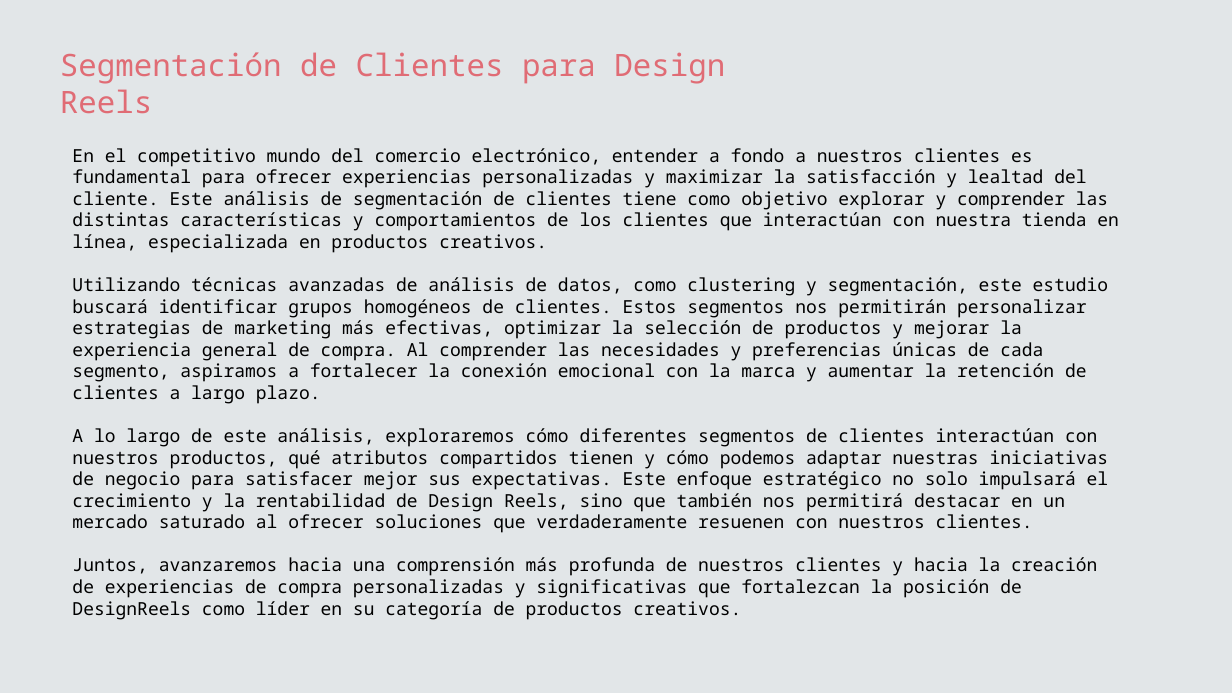
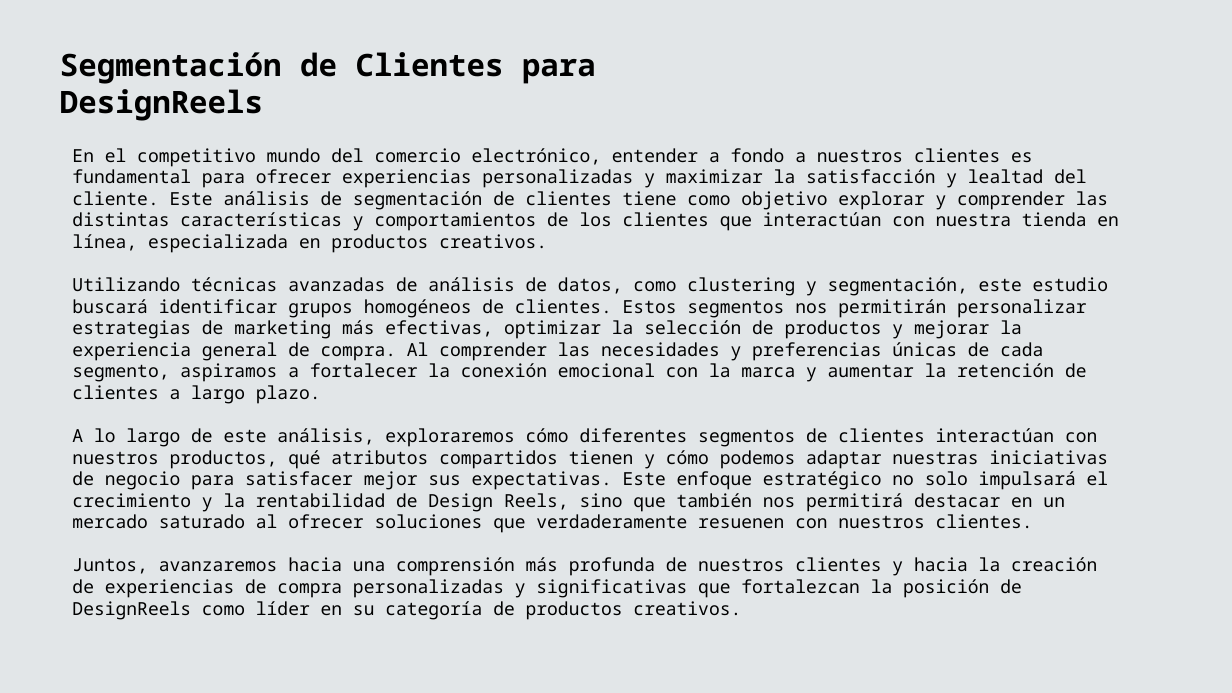
Before and after one commit to kelvin-lab/Customer-Segmentation-CLTV-Retail, a slide deck: slide 2 of Data/static/Esqueleto.pptx. Drawn at 1232x693 pixels with LibreOffice and Linux fonts; fonts in the diff are those of the drawing. Boxes give left, top, right and bottom in pixels: in the first picture for what was removed or moved away, otherwise in the second. Text is boxed around its words. In the diff, an @@ line names an element or a change of style, - is before the commit and + after.

```diff
--- a/Data/static/Esqueleto.pptx
+++ b/Data/static/Esqueleto.pptx
@@ text at [60,52,596,121]: text changed; text colour #E06C75 to #000000; bold on @@
-Segmentación de Clientes para Design Reels
+Segmentación de Clientes para DesignReels
```
Also in this commit, not shown: 16 other slides changed, 2 other files.
